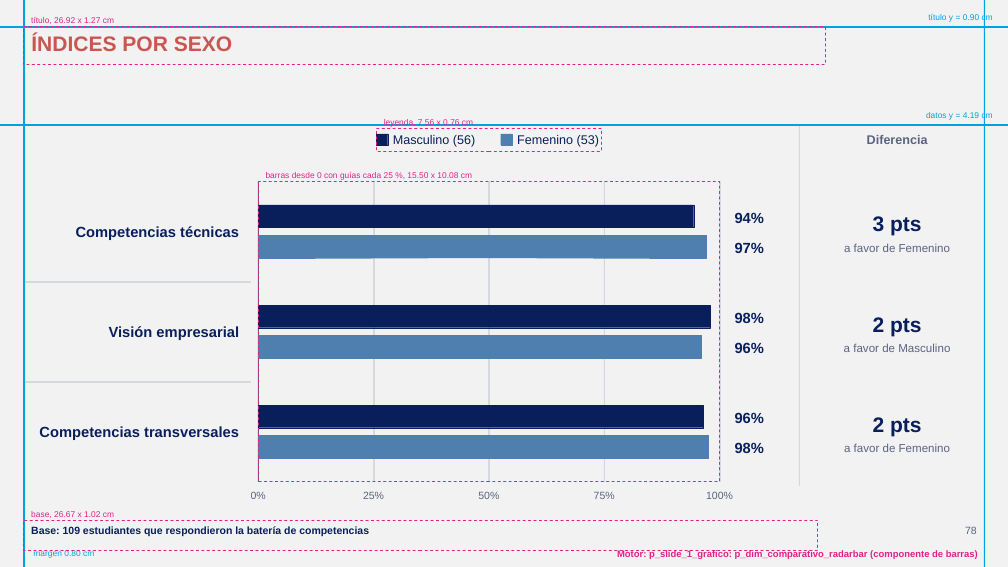
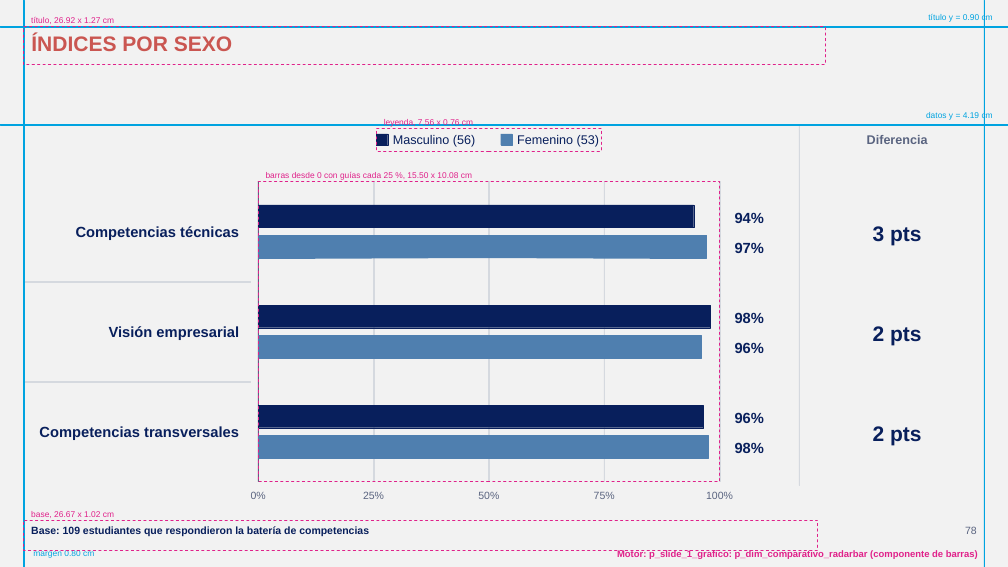
Before and after one commit to GonzaloAlmendariz/prosecnur-app, a slide deck: slide 78 of docs/qa/motor-ppt-2026-10-06/4-recetario/recetario-fiel-guias.pptx. Drawn at 1008x567 pixels with LibreOffice and Linux fonts; fonts in the diff are those of the drawing; background and template pictures are left out. Boxes give left, top, right and bottom in pixels: in the first picture for what was removed or moved away, otherwise in the second. Text is boxed around its words. In the diff, an @@ line names an element or a change of style, - is before the commit and + after.

```diff
--- a/docs/qa/motor-ppt-2026-10-06/4-recetario/recetario-fiel-guias.pptx
+++ b/docs/qa/motor-ppt-2026-10-06/4-recetario/recetario-fiel-guias.pptx
@@ text removed at [844, 243, 950, 252] @@
-a favor de Femenino
@@ text removed at [844, 343, 950, 352] @@
-a favor de Masculino
@@ 3 texts: place and size @@
-3 texts at [873, 216, 922, 436]
+3 texts at [873, 226, 922, 445]
@@ text removed at [844, 443, 950, 452] @@
-a favor de Femenino
```
Also in this commit, not shown: 38 other slides changed, 22 other files.
